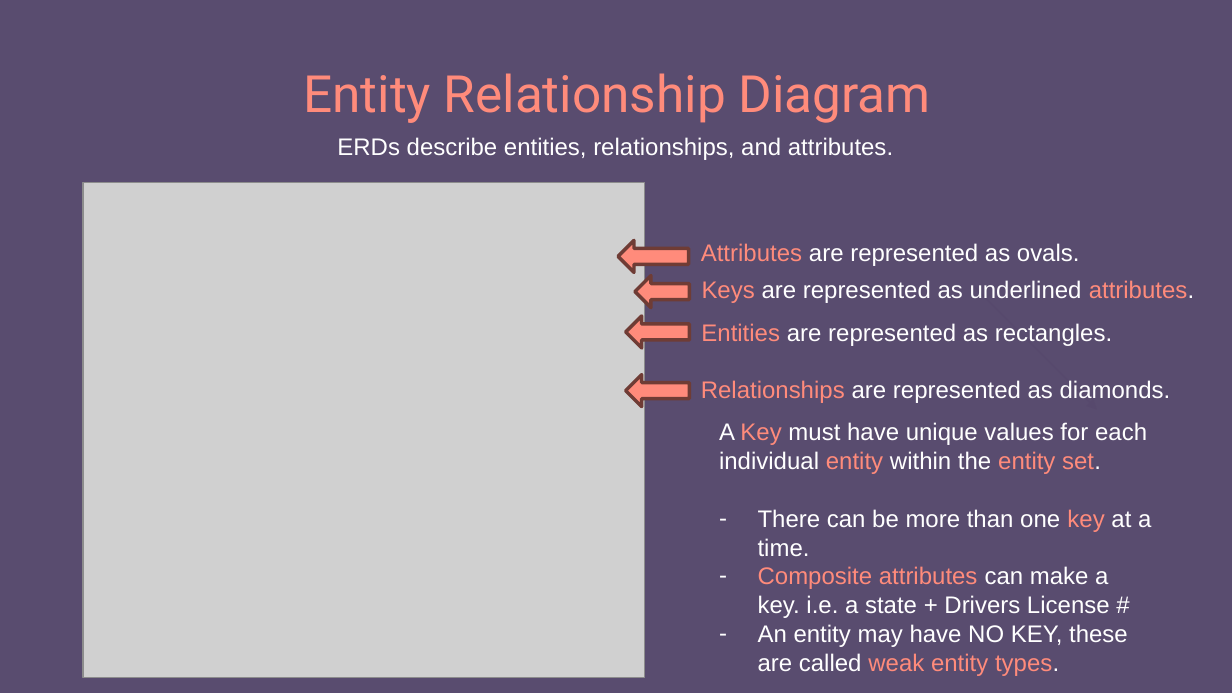
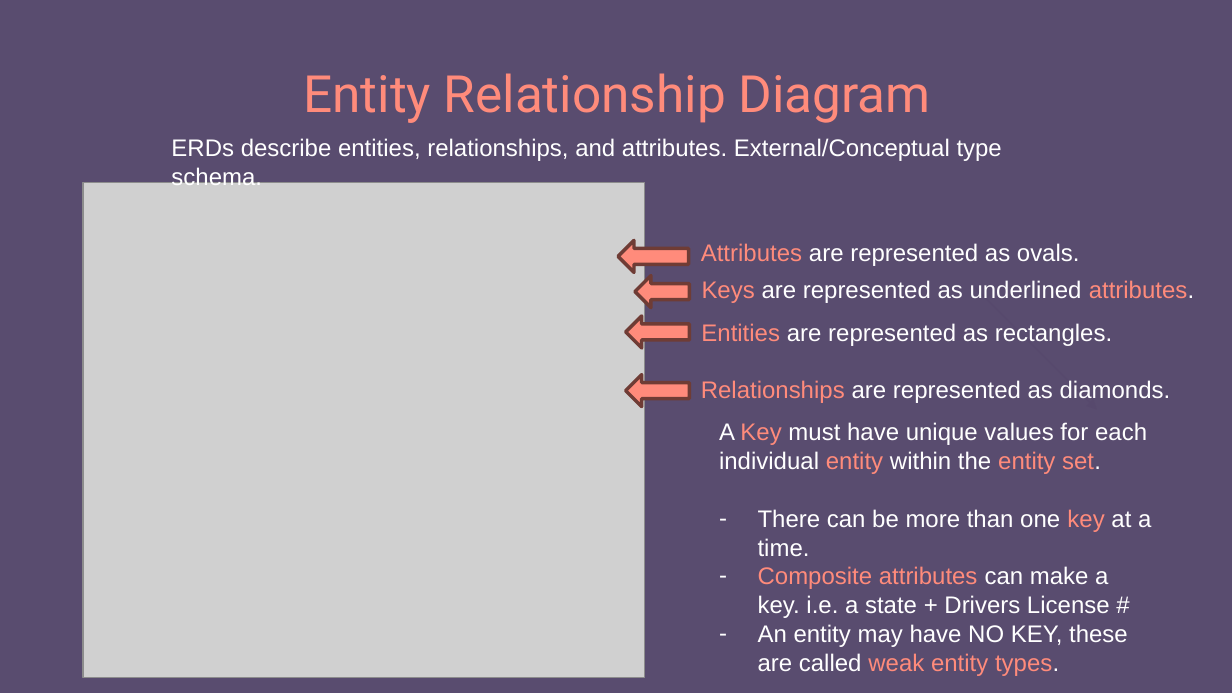
Before and after one commit to 250407-NET-FS/other-trainer-code, a slide deck: slide 16 of SQL/SQL.pptx (slide 14 before the commit). Drawn at 1232x693 pixels with LibreOffice and Linux fonts; fonts in the diff are those of the drawing; grey boxes stand for pictures. Boxes give left, top, right and bottom in pixels: in the first picture for what was removed or moved away, otherwise in the second. Text is boxed around its words. In the diff, an @@ line names an element or a change of style, - is before the commit and + after.

```diff
--- a/SQL/SQL.pptx
+++ b/SQL/SQL.pptx
@@ text at [171,138,1002,161]: text changed @@
-ERDs describe entities, relationships, and attributes.
+ERDs describe entities, relationships, and attributes. External/Conceptual type schema.
```
Also in this commit, not shown: 1 other slide changed, 3 slides added, 1 slide removed, 3 other files.
